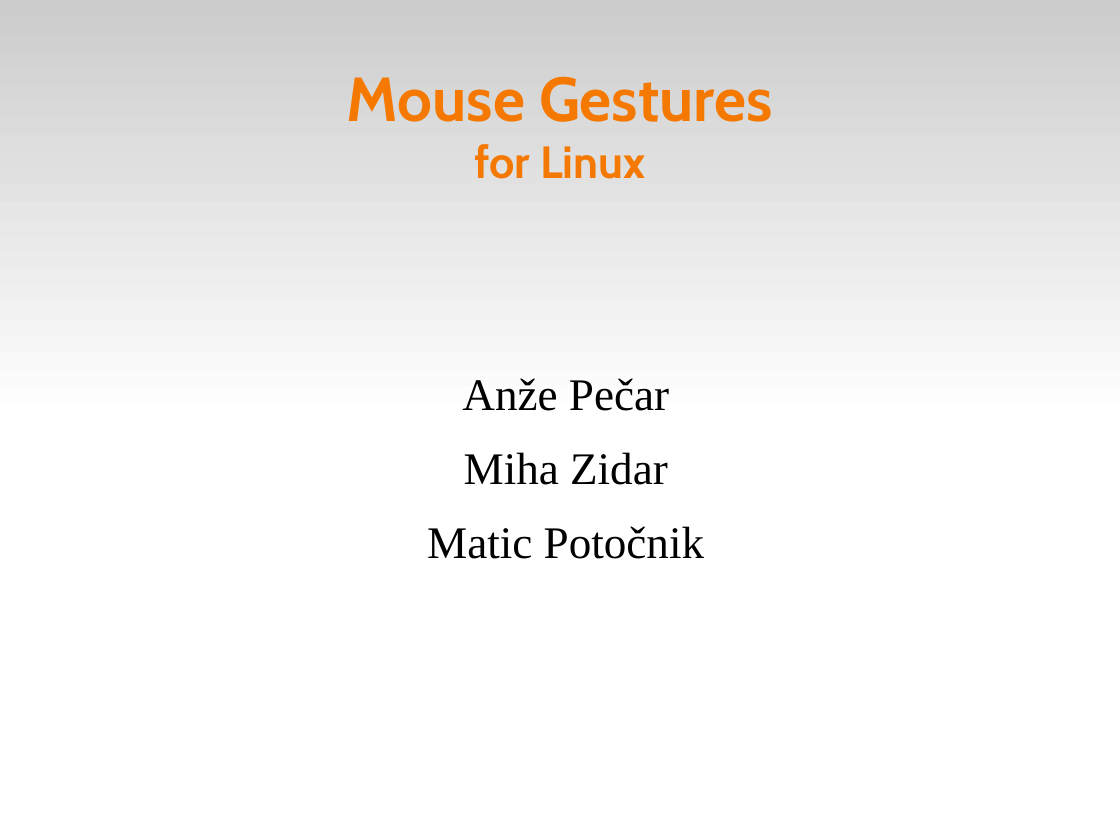
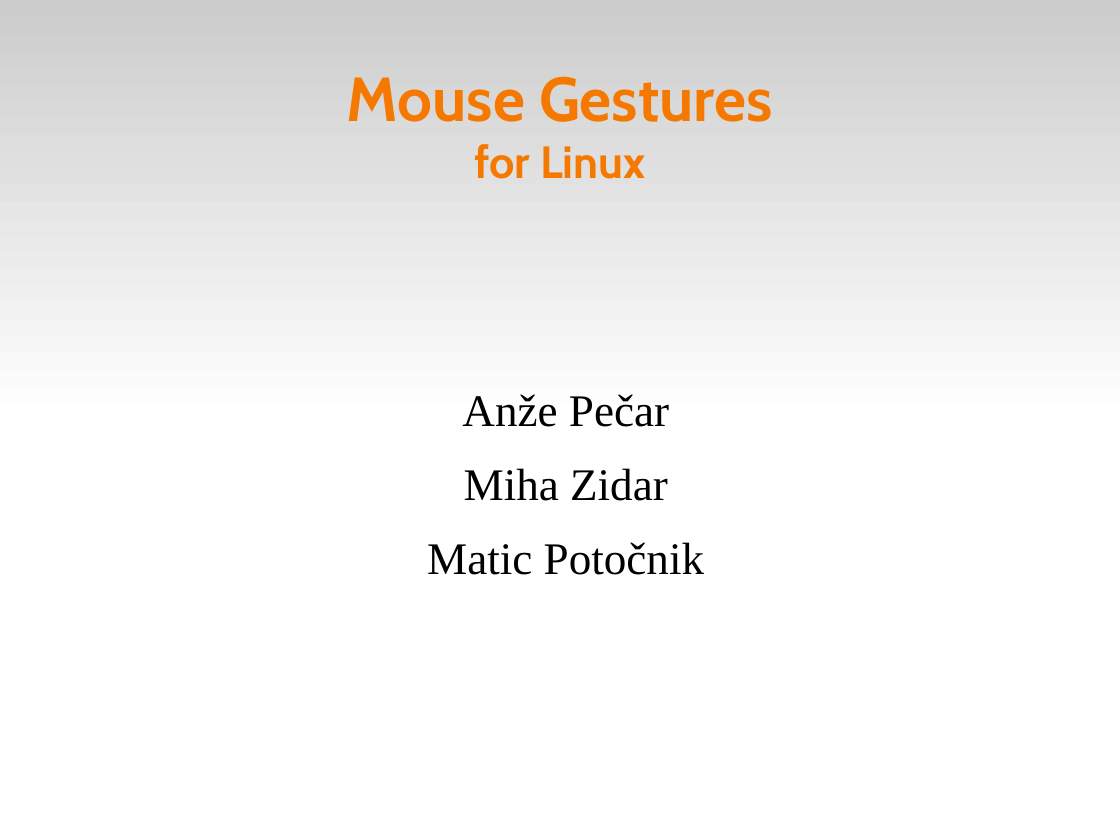
Before and after one commit to anze3db/gms, a slide deck: slide 1 of doc/Predstavitev3.odp. Drawn at 1120x840 pixels with LibreOffice and Linux fonts; fonts in the diff are those of the drawing. Boxes give left, top, right and bottom in pixels: in the first picture for what was removed or moved away, otherwise in the second. Text is boxed around its words. In the diff, an @@ line names an element or a change of style, - is before the commit and + after.

```diff
--- a/doc/Predstavitev3.odp
+++ b/doc/Predstavitev3.odp
@@ text "Anže Pečar": place and size @@
-text "Anže Pečar" at (427, 378, 704, 559)
+text "Anže Pečar" at (427, 394, 704, 575)
```
Also in this commit, not shown: 4 other slides changed, 1 other file.
